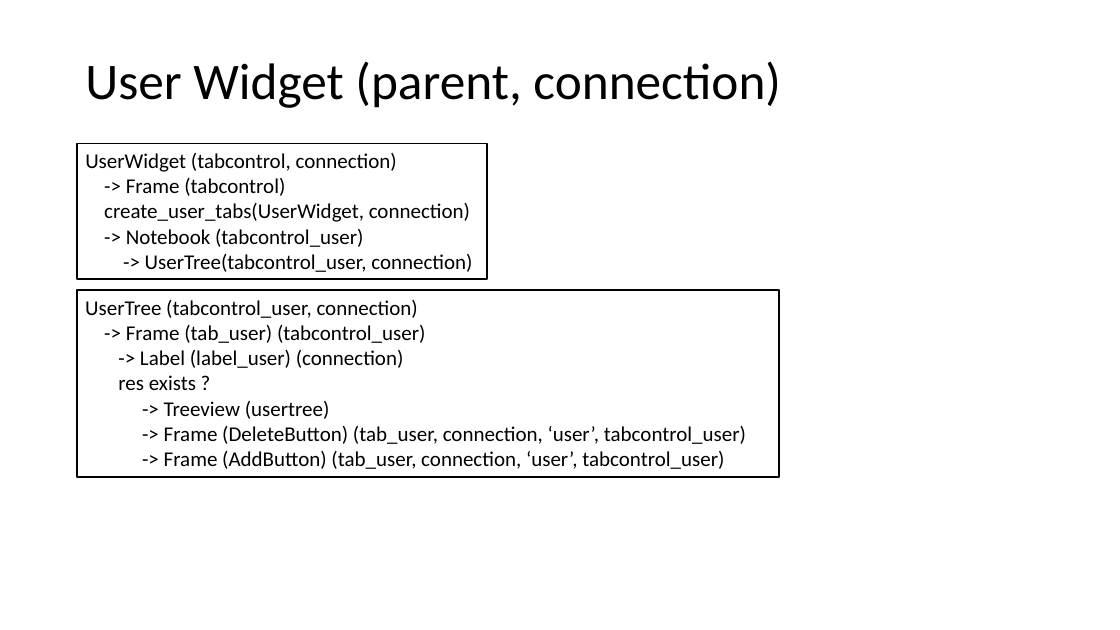
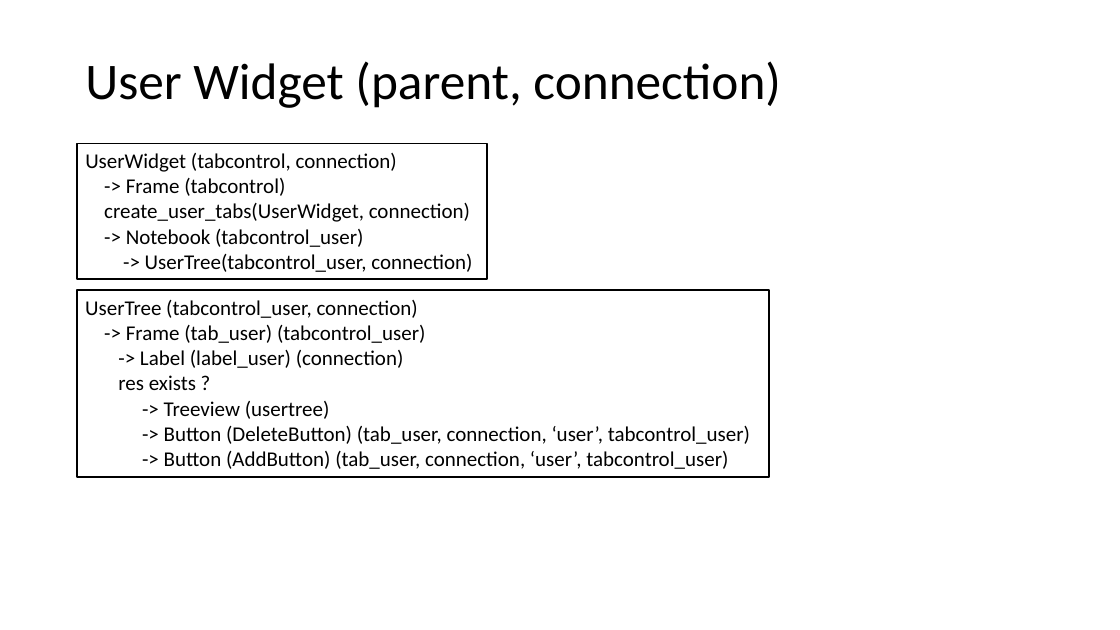
Before and after one commit to jcorain/CollaSci, a slide deck: slide 3 of GUI_schema.pptx. Drawn at 1120x630 pixels with LibreOffice and Linux fonts; fonts in the diff are those of the drawing. Boxes give left, top, right and bottom in pixels: in the first picture for what was removed or moved away, otherwise in the second. Text is boxed around its words. In the diff, an @@ line names an element or a change of style, - is before the commit and + after.

Commit message:
WIP : simplify functions for GUI user tab

```diff
--- a/GUI_schema.pptx
+++ b/GUI_schema.pptx
@@ rectangle "UserTree (tabcontrol_user, connection)": place and size @@
-rectangle "UserTree (tabcontrol_user, connection)" at [77,291,779,477]
+rectangle "UserTree (tabcontrol_user, connection)" at [77,291,770,477]
@@ text in rectangle at [164,426,750,469]: text changed @@
--> Frame (DeleteButton) (tab_user, connection, ‘user’, tabcontrol_user)
--> Frame (AddButton) (tab_user, connection, ‘user’, tabcontrol_user)
+-> Button (DeleteButton) (tab_user, connection, ‘user’, tabcontrol_user)
+-> Button (AddButton) (tab_user, connection, ‘user’, tabcontrol_user)
```
Also in this commit, not shown: 5 other slides changed, 3 other files.
